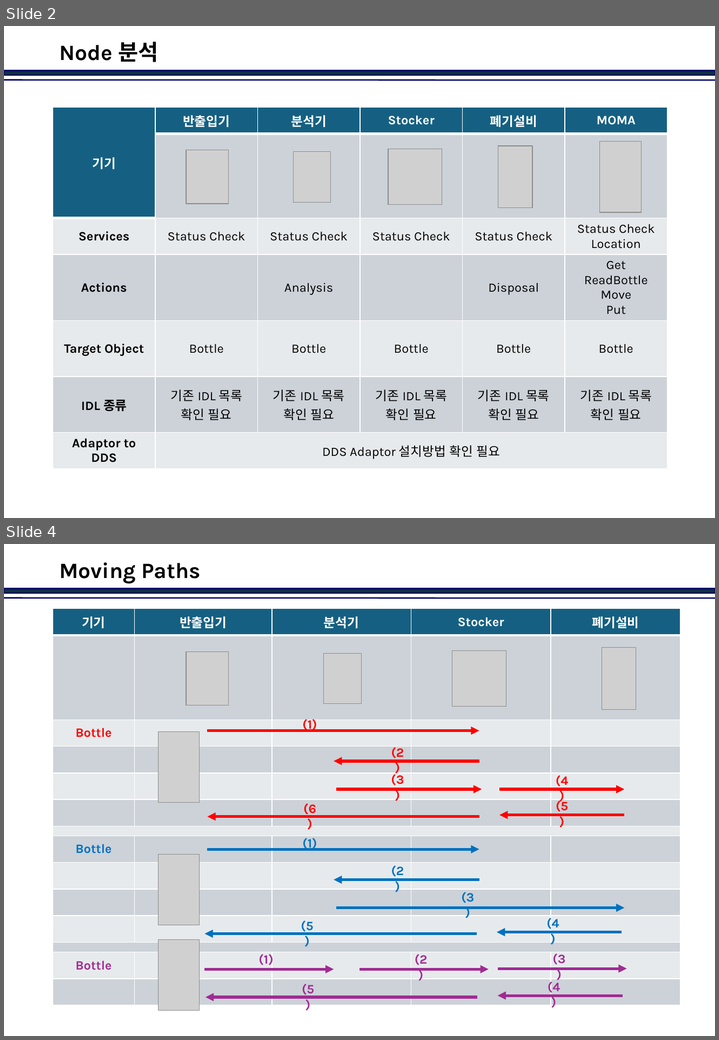
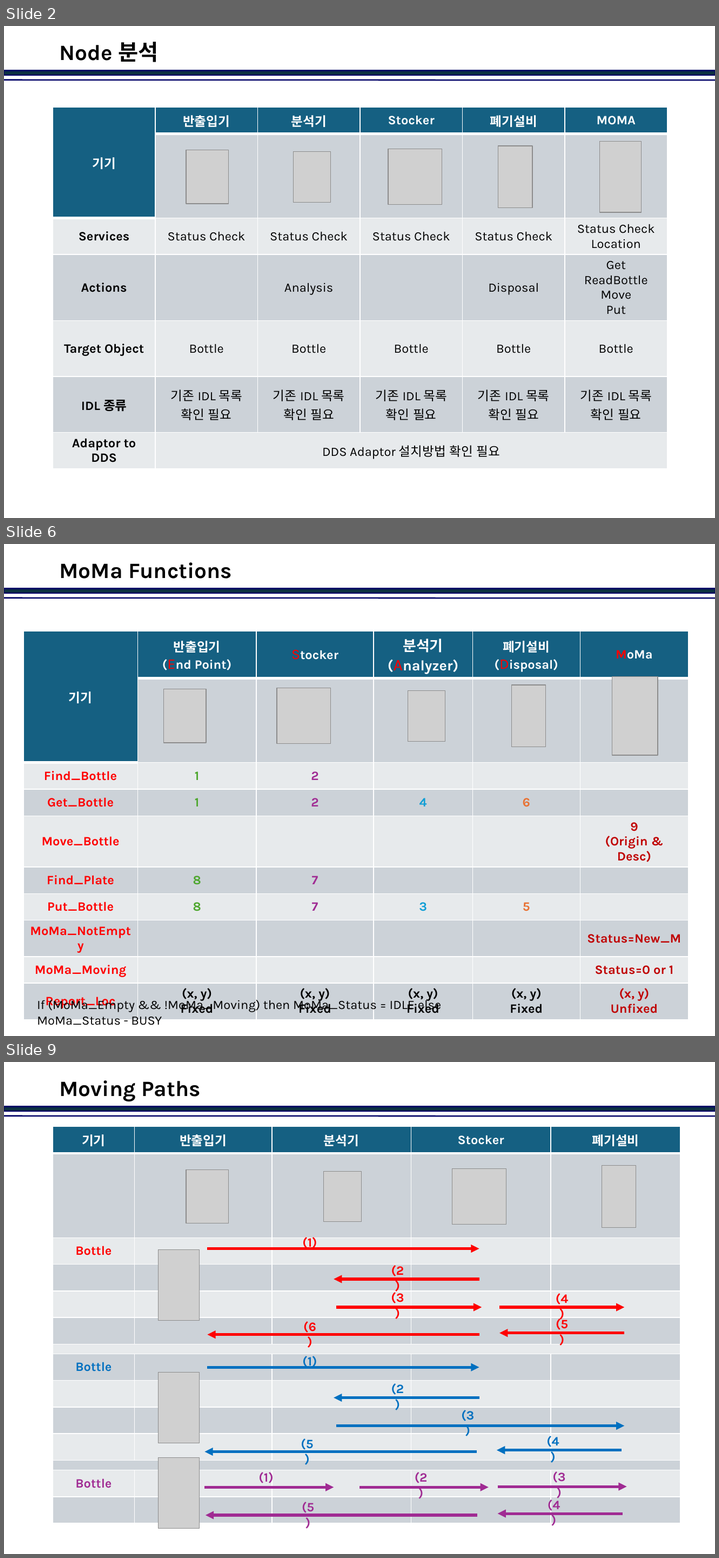
Before and after one commit to jinkabpark/SamickThk_Analysis, a slide deck: 허종원/DDS&Nodes.pptx. Shown one above the other, each under a label of ours: slides 2 and 4 before the commit, slides 2, 6 and 9 after it; the slides between them are not shown. The pictures are 719x1040 and 719x1558 pixels, drawn with LibreOffice and Linux fonts; fonts in the diff are those of the drawing; grey boxes stand for pictures; background and template pictures are left out. Boxes give left, top, right and bottom in pixels: in the first picture for what was removed or moved away, otherwise in the second. Text is boxed around its words. In the diff, an @@ line names an element or a change of style, - is before the commit and + after.

Commit message:
Add files via upload
Functions and events

```diff
--- a/허종원/DDS&Nodes.pptx
+++ b/허종원/DDS&Nodes.pptx
@@ slide 6 added at (4,544,715,1036), background #FFFFFF; not listed: 2 template elements that a slide beside it also shows @@
@@ title added at (60,562,232,579), 24 pt, text #000000, bold @@
+MoMa Functions
@@ table added at (23,631,689,1015), 10 rows, 6 columns @@
+기기 | 반출입기 / (End Point) | Stocker | 분석기 (Analyzer) | 폐기설비 (Disposal) | MoMa
+ |  |  |  |  | 
+Find_Bottle | 1 | 2 |  |  | 
+Get_Bottle | 1 | 2 | 4 | 6 | 
+Move_Bottle |  |  |  |  | 9 (Origin & Desc)
+Find_Plate | 8 | 7 |  |  | 
+Put_Bottle | 8 | 7 | 3 | 5 | 
+MoMa_NotEmpty |  |  |  |  | Status=New_M
+MoMa_Moving |  |  |  |  | Status=0 or 1
+Report_Loc | (x, y) Fixed | (x, y) / Fixed | (x, y) / Fixed | (x, y) / Fixed | (x, y) Unfixed
@@ picture added at (163,689,206,743) @@
@@ picture added at (277,688,331,744) @@
@@ picture added at (511,685,545,746) @@
@@ picture added at (612,676,657,755) @@
@@ picture added at (407,691,445,742) @@
@@ text added at (37,998,441,1028), 14 pt, text #000000 @@
+If (MoMa_Empty && !MoMa_Moving) then MoMa_Status = IDLE else MoMa_Status - BUSY
@@ what was slide 4 is now slide 9 @@
```
Also in this commit, not shown: 1 slide changed, 6 other slides added.
